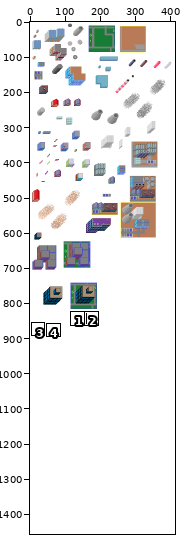
Sprite sheet: misc/artlib.png. The first picture is a wide view before the edit; the outline marks the close-up.
Close-up. As it was:
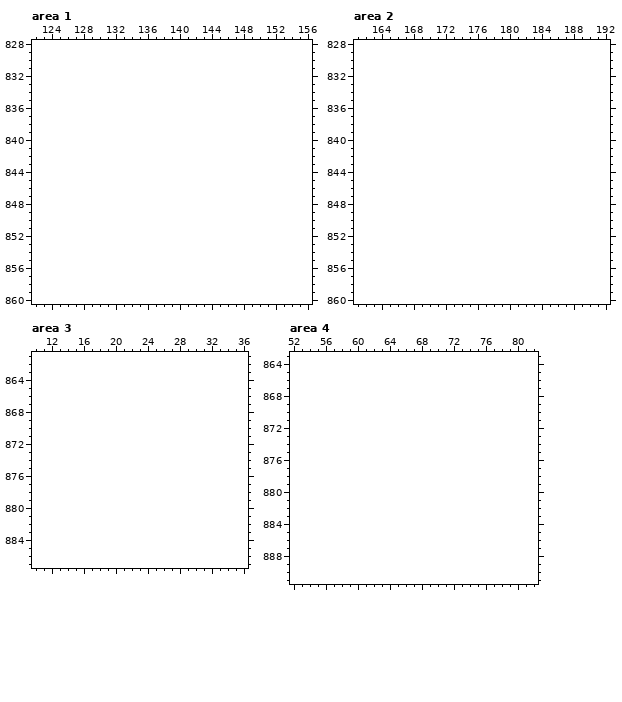
The file is 412x1456 pixels. Colours within 5 levels of each other are drawn and written as one. Shown: area 1: x 122..156, y 828..860; area 2: x 161..192, y 828..860; area 3: x 10..36, y 861..887; area 4: x 52..82, y 863..891. The commit also changed other parts of the picture, which this record leaves out.
New version:
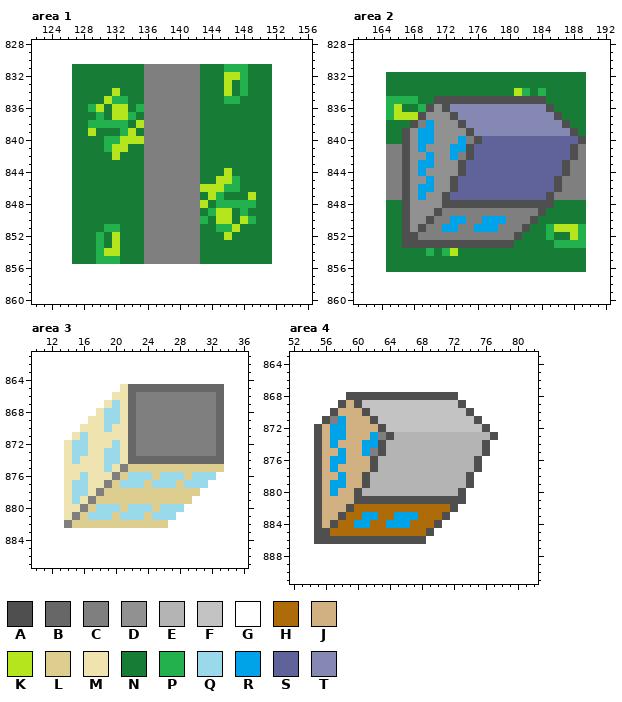
Palette (. is transparent): A #4f4f4f  B #676767  C #7f7f7f  D #919191  E #b4b4b4  F #c3c3c3  G #ffffff  H #ad6b0a  J #d1b181  K #b5e61d  L #ddcd8e  M #efe4b0  N #177d36  P #22b14c  Q #99d9ea  R #00a2e8  S #5f639a  T #8488b3
Difference:
Changed rows in their new state; - is an unchanged pixel.
Area 1:
first column x 127:
831 NNNNNNNNNCCCCCCCNNNPPPNNN
832 NNNNNNNNNCCCCCCCNNNKKPNNN
833 NNNNNNNNNCCCCCCCNNNKNPNNN
834 NNNNNKNNNCCCCCCCNNNKNPNNN
835 NNNNKPPNNCCCCCCCNNNPPNNNN
836 NNPKNKKNPCCCCCCCNNNNNNNNN
837 NNNPNKKPNCCCCCCCNNNNNNNNN
838 NNPPPPPNKCCCCCCCNNNNNNNNN
839 NNKNNNPKNCCCCCCCNNNNNNNNN
840 NNNNPPKKKCCCCCCCNNNNNNNNN
841 NNNNPKKNNCCCCCCCNNNNNNNNN
842 NNNNNKNNNCCCCCCCNNNNNNNNN
843 NNNNNNNNNCCCCCCCNNNNNNNNN
844 NNNNNNNNNCCCCCCCNNNKNNNNN
845 NNNNNNNNNCCCCCCCNNKKPNNNN
846 NNNNNNNNNCCCCCCCKKKPPNNNN
847 NNNNNNNNNCCCCCCCNKPNNNKNN
848 NNNNNNNNNCCCCCCCKNPPPPPNN
849 NNNNNNNNNCCCCCCCNPKKNPNNN
850 NNNNNNNNNCCCCCCCPNKKNKPNN
851 NNNNPPNNNCCCCCCCNNPPKNNNN
852 NNNPNKNNNCCCCCCCNNNKNNNNN
853 NNNPNKNNNCCCCCCCNNNNNNNNN
854 NNNPKKNNNCCCCCCCNNNNNNNNN
855 NNNPPPNNNCCCCCCCNNNNNNNNN
Area 2:
first column x 165:
832 NNNNNNNNNNNNNNNNNNNNNNNNN
833 NNNNNNNNNNNNNNNNNNNNNNNNN
834 NNNNNNNNNNNNNNNNKPNPNNNNN
835 PPPPNNAAAAAAAAAAAAAANNNNN
836 PKNNPADATTTTTTTTTTTTANNNN
837 PKKKADDDATTTTTTTTTTTTANNN
838 NNNACRDDDATTTTTTTTTTTTANN
839 NNADRRDDDDATTTTTTTTTTTTAN
840 NNADRRDDDRCASSSSSSSSSSSSA
841 CCADRDDDRRASSSSSSSSSSSSAC
842 CCADDRDDRCASSSSSSSSSSSSAC
843 CCADRRDDDASSSSSSSSSSSSACC
844 CCADRDDDDASSSSSSSSSSSSACC
845 CCADDRDDASSSSSSSSSSSSACCC
846 CCADRRDDASSSSSSSSSSSSACCC
847 CCADRDDASSSSSSSSSSSSACCCC
848 NNADDDDAAAAAAAAAAAAAANNNN
849 NNADDDACCCCCCCCCCCCANNNNN
850 NNADDACCRRCCRRRCCCANNNNNN
851 NNADACCRRCCRRRCCCANNPKKKP
852 NNAACCCCCCCCCCCCANNNPNNKP
853 NNAAAAAAAAAAAAAANNNNNPPPP
854 NNNNNPNPKNNNNNNNNNNNNNNNN
855 NNNNNNNNNNNNNNNNNNNNNNNNN
856 NNNNNNNNNNNNNNNNNNNNNNNNN
Area 3:
first column x 14:
865 -------MBBBBBBBBBBBB
866 ------MMBCCCCCCCCCCB
867 -----MQMBCCCCCCCCCCB
868 ----MQQMBCCCCCCCCCCB
869 ---MMQQMBCCCCCCCCCCB
870 --MMMQMMBCCCCCCCCCCB
871 -MQMMMMMBCCCCCCCCCCB
872 MQQMMMQMBCCCCCCCCCCB
873 MQQMMQQMBCCCCCCCCCCB
874 MQMMMQQMBBBBBBBBBBBB
875 MMMMMQMCLLLLLLLLLLLL
876 MMQMMMCLQQQLQQQLQQQ-
877 MQQMMCLQQQLQQQLQQQ--
878 MQQMCLLLLLLLLLLLL---
879 MQMCLLLLLLLLLLLL----
880 MMCLQQQLQQQLQQQ-----
881 MCLQQQLQQQLQQQ------
882 CLLLLLLLLLLLL-------
Area 4:
first column x 55:
868 ----AAAAAAAAAAAAAA-----
869 ---AJAFFFFFFFFFFFFA----
870 --AJJJAFFFFFFFFFFFFA---
871 -ACRJJJAFFFFFFFFFFFFA--
872 AJRRJJJJAFFFFFFFFFFFFA-
873 AJRRJJJRCAEEEEEEEEEEEEA
874 AJRJJJRRAEEEEEEEEEEEEA-
875 AJJRJJRCAEEEEEEEEEEEEA-
876 AJRRJJJAEEEEEEEEEEEEA--
877 AJRJJJJAEEEEEEEEEEEEA--
878 AJJRJJAEEEEEEEEEEEEA---
879 AJRRJJAEEEEEEEEEEEEA---
880 AJRJJAEEEEEEEEEEEEA----
881 AJJJJAAAAAAAAAAAAAA----
882 AJJJAHHHHHHHHHHHHA-----
883 AJJAHHRRHHRRRHHHA------
884 AJAHHRRHHRRRHHHA-------
885 AAHHHHHHHHHHHHA--------
886 AAAAAAAAAAAAAA---------
Changed places in both close-ups, as pixel boxes (x1, y1, x2, y2):
changed: (72, 64, 272, 264)
changed: (386, 72, 586, 272)
changed: (64, 384, 224, 528)
changed: (314, 392, 498, 544)
